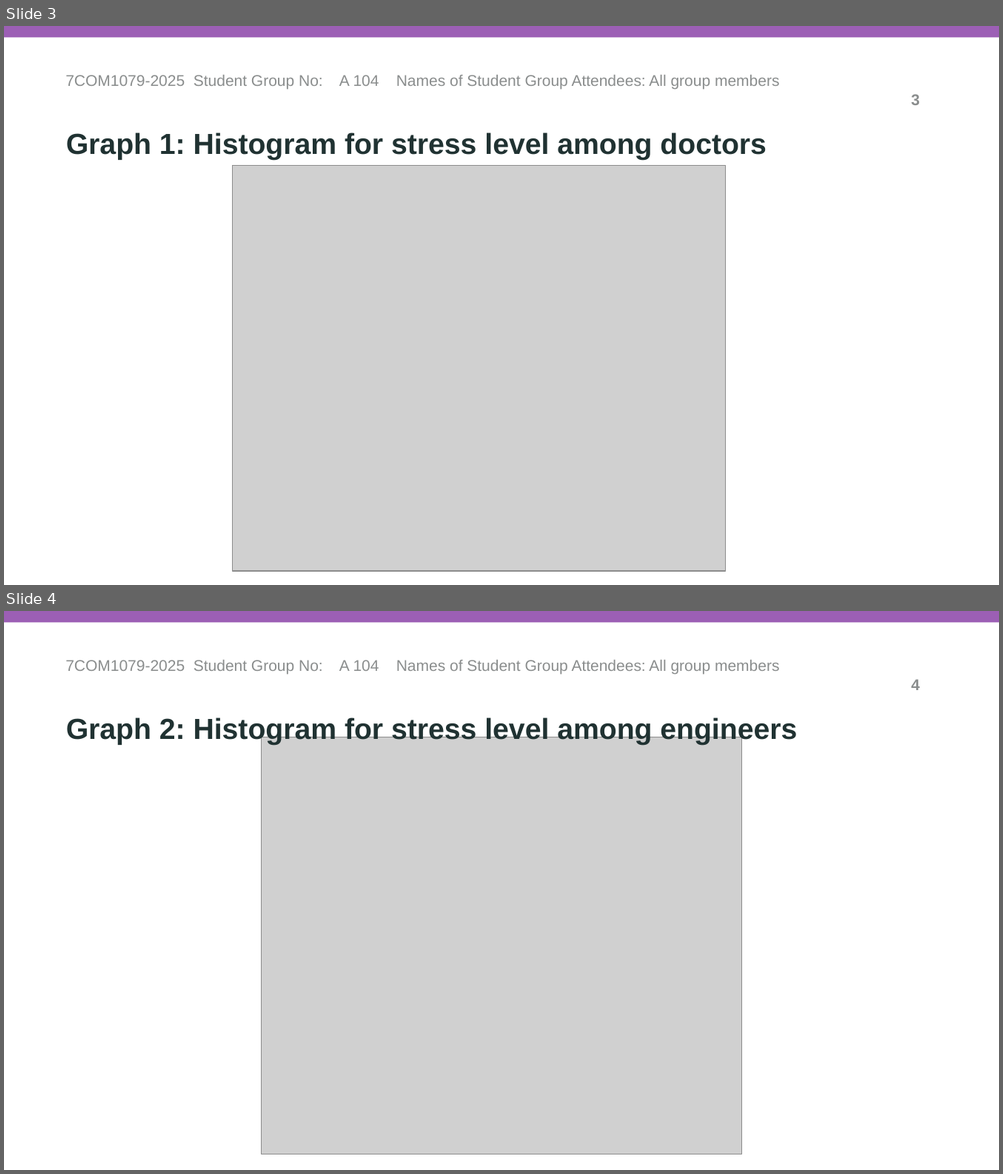
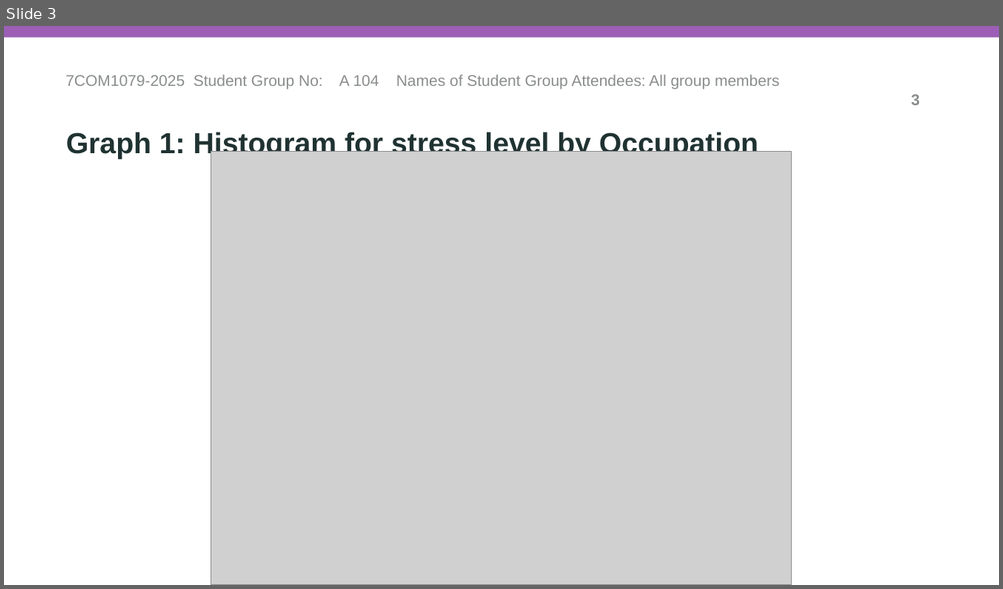
Before and after one commit to fm25abm/trdcw2, a slide deck: demo_presentations/A104_Vis_and_Analysis_Presentation.pptx. Shown one above the other, each under a label of ours: slides 3 and 4 before the commit, slide 3 after it. The pictures are 1003x1174 and 1003x589 pixels, drawn with LibreOffice and Linux fonts; fonts in the diff are those of the drawing; grey boxes stand for pictures. Boxes give left, top, right and bottom in pixels: in the first picture for what was removed or moved away, otherwise in the second. Text is boxed around its words. In the diff, an @@ line names an element or a change of style, - is before the commit and + after.

```diff
--- a/demo_presentations/A104_Vis_and_Analysis_Presentation.pptx
+++ b/demo_presentations/A104_Vis_and_Analysis_Presentation.pptx
@@ slide 4 removed at (4, 611, 999, 1170), background #FFFFFF; not listed: 1 template element that a slide beside it also shows @@
@@ text removed at (65, 660, 779, 674) @@
-7COM1079-2025 Student Group No: A 104 Names of Student Group Attendees: All group members
@@ page number removed at (910, 679, 919, 690) @@
-4
@@ text removed at (66, 716, 797, 745) @@
-Graph 2: Histogram for stress level among engineers
@@ picture removed at (262, 737, 742, 1155) @@
@@ slide 3 changed as well @@
@@ text at (66, 130, 758, 159): text changed @@
-Graph 1: Histogram for stress level among doctors
+Graph 1: Histogram for stress level by Occupation
@@ picture: place and size @@
-picture at (233, 166, 726, 571)
+picture at (210, 151, 791, 585)
```
Also in this commit, not shown: 3 other slides changed, 3 slides added.
